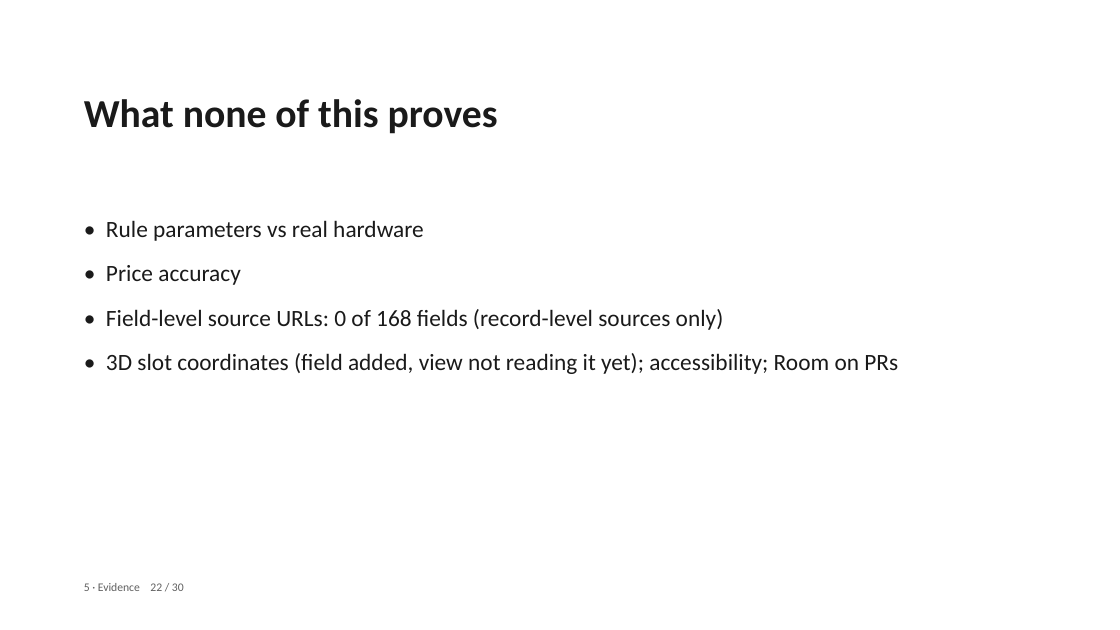
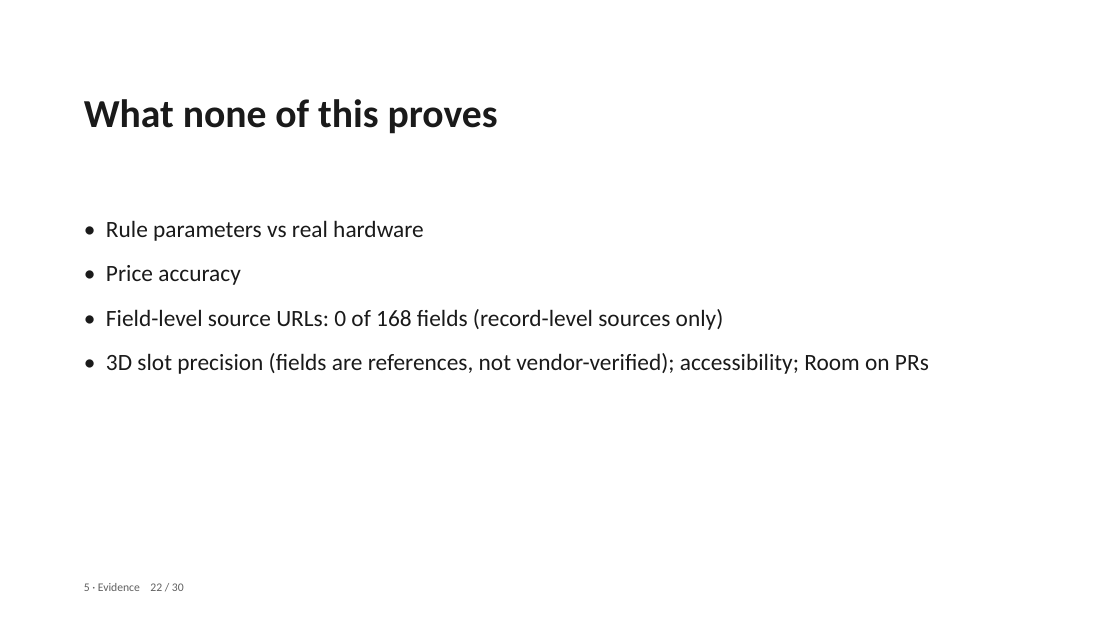
Before and after one commit to pc-buildmate/pcbuildmate, a slide deck: slide 22 of materials/source/Defense_Deck.pptx. Drawn at 1120x630 pixels with LibreOffice and Linux fonts; fonts in the diff are those of the drawing. Boxes give left, top, right and bottom in pixels: in the first picture for what was removed or moved away, otherwise in the second. Text is boxed around its words. In the diff, an @@ line names an element or a change of style, - is before the commit and + after.

Commit message:
docs(materials): 答辩材料跟上 #173 的 3D 槽位改动 (#178)
* docs(materials): align the deck and scripts with the 3D slot change

* docs(materials): count #175 among the open issues and fix the index line

---------

```diff
--- a/materials/source/Defense_Deck.pptx
+++ b/materials/source/Defense_Deck.pptx
@@ text at (x1=106, y1=353, x2=929, y2=374): text changed @@
-• 3D slot coordinates (field added, view not reading it yet); accessibility; Room on PRs
+• 3D slot precision (fields are references, not vendor-verified); accessibility; Room on PRs
```
Also in this commit, not shown: 1 other slide changed, 6 other files.
